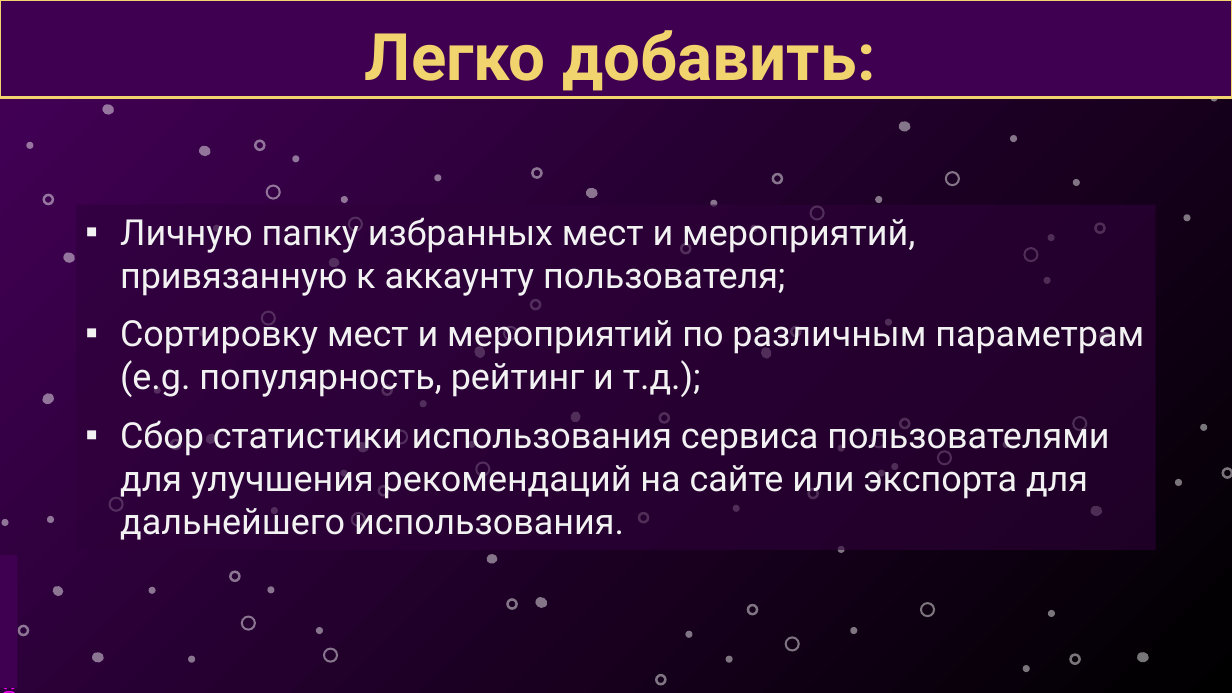
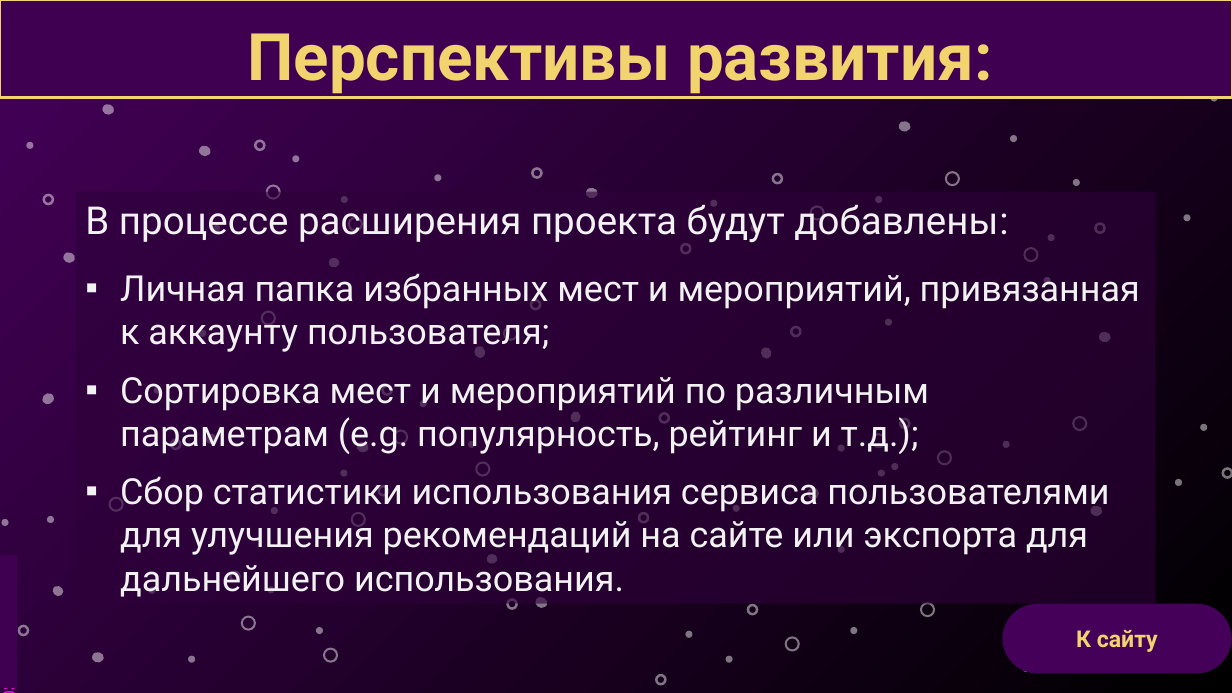
Before and after one commit to alexdenkk/museum, a slide deck: slide 11 of server/presentation/презентация_проекта_хакатон v.2.1.2.pptx. Drawn at 1232x693 pixels with LibreOffice and Linux fonts; fonts in the diff are those of the drawing. Boxes give left, top, right and bottom in pixels: in the first picture for what was removed or moved away, otherwise in the second. Text is boxed around its words. In the diff, an @@ line names an element or a change of style, - is before the commit and + after.

Commit message:
presentation update

```diff
--- a/server/presentation/презентация_проекта_хакатон v.2.1.2.pptx
+++ b/server/presentation/презентация_проекта_хакатон v.2.1.2.pptx
@@ title at [248,33,993,94]: text changed @@
-Легко добавить:
+Перспективы развития:
@@ rectangle "В процессе расширения проекта будут ...": place and size @@
-rectangle "В процессе расширения проекта будут ..." at [77,205,1156,551]
+rectangle "В процессе расширения проекта будут ..." at [77,191,1156,604]
@@ text in rectangle at [85,199,1140,454]: text changed @@
-▪ Личную папку избранных мест и мероприятий, привязанную к аккаунту пользователя;
-▪ Сортировку мест и мероприятий по различным параметрам (e.g. популярность, рейтинг и т.д.);
+В процессе расширения проекта будут добавлены:
+▪ Личная папка избранных мест и мероприятий, привязанная к аккаунту пользователя;
+▪ Сортировка мест и мероприятий по различным параметрам (e.g. популярность, рейтинг и т.д.);
@@ rounded rectangle added at [1003,604,1232,673], fill #450059, 18 pt, text #F1D46E, bold @@
+К сайту
@@ ellipse removed at [1048,610,1055,617] @@
@@ donut removed at [1069,653,1081,665] @@
@@ freeform shape removed at [1138,653,1150,663] @@
```
Also in this commit, not shown: 4 other slides changed, 1 slide removed.
